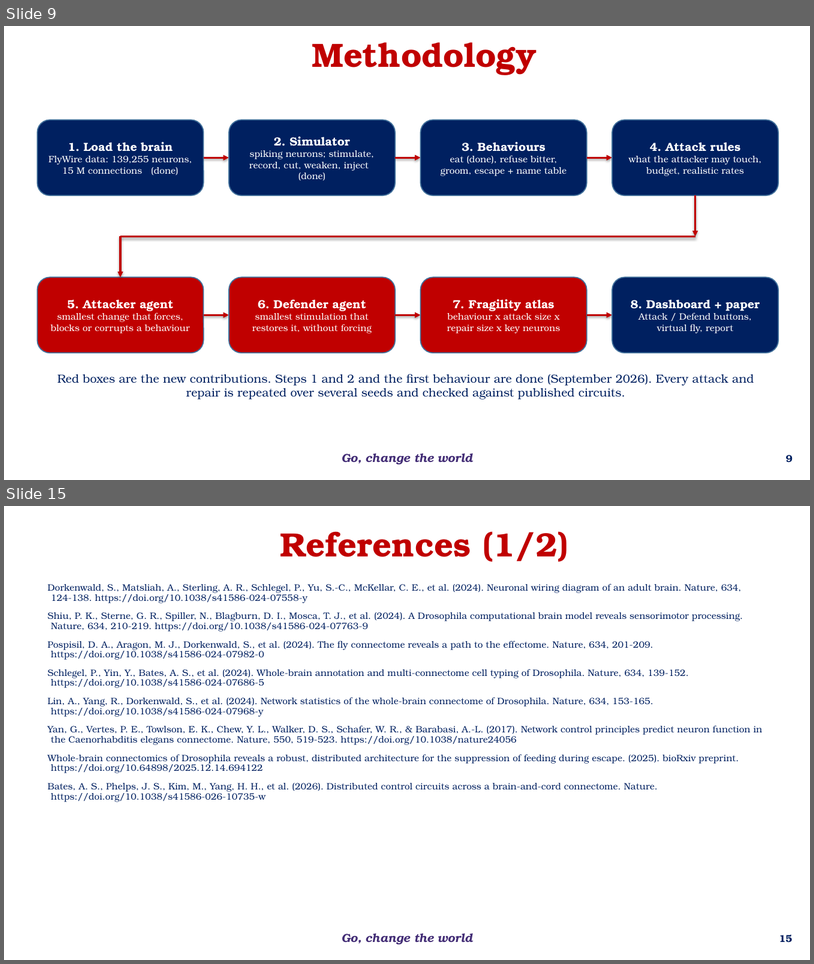
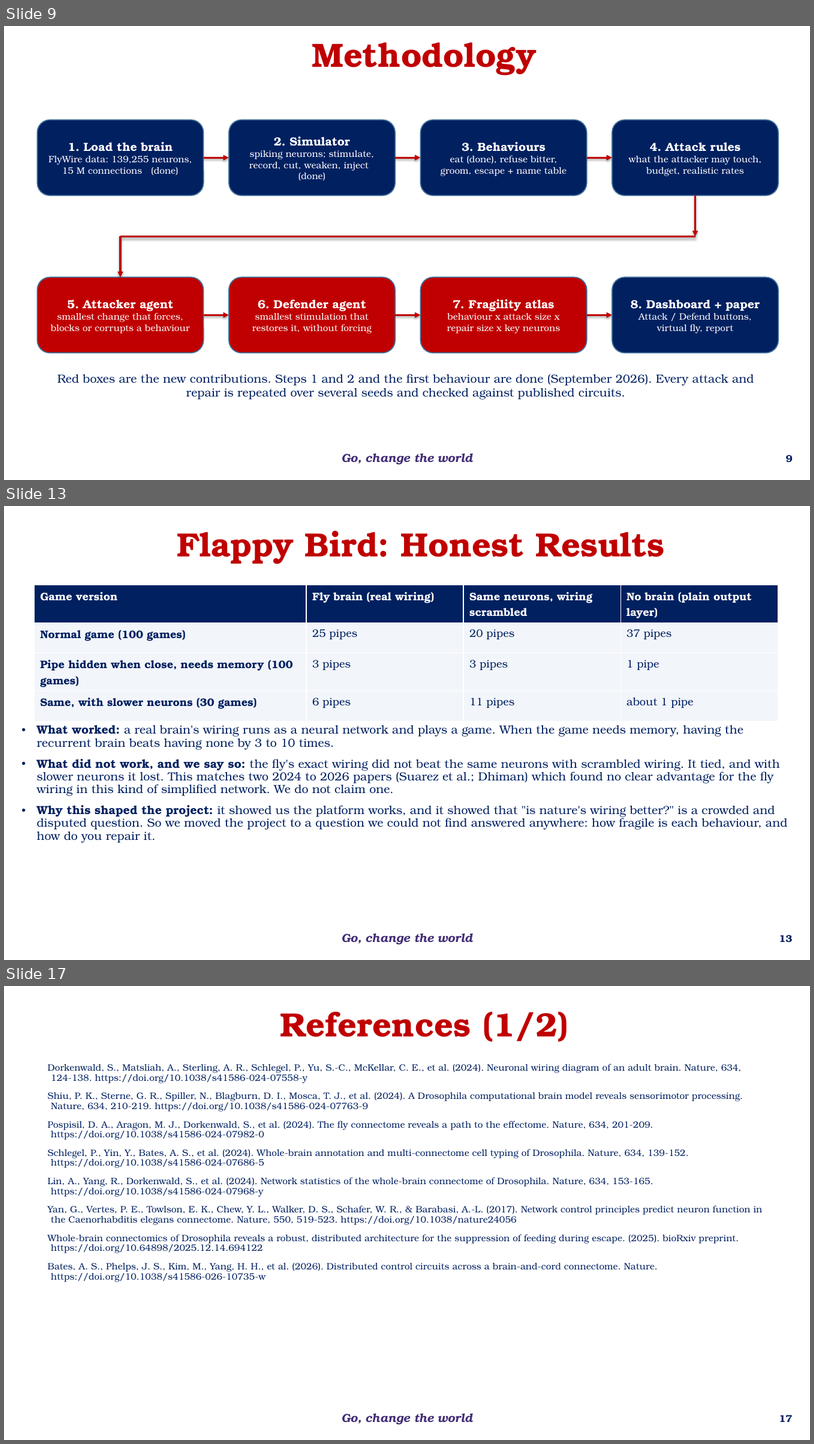
Before and after one commit to BHARATH9629/FlyBrainMappingSimulation, a slide deck: NeuroRedTeam_Phase1.pptx. Shown one above the other, each under a label of ours: slides 9 and 15 before the commit, slides 9, 13 and 17 after it; the slides between them are not shown. The pictures are 814x964 and 814x1444 pixels, drawn with LibreOffice and Linux fonts; fonts in the diff are those of the drawing; background and template pictures are left out. Boxes give left, top, right and bottom in pixels: in the first picture for what was removed or moved away, otherwise in the second. Text is boxed around its words. In the diff, an @@ line names an element or a change of style, - is before the commit and + after.

```diff
--- a/NeuroRedTeam_Phase1.pptx
+++ b/NeuroRedTeam_Phase1.pptx
@@ slide 13 added at <box>4,506,810,960</box>, background #FFFFFF; not listed: 1 template element that a slide beside it also shows @@
@@ rectangle added at <box>96,516,747,571</box>, outline #FFFFFF 0.75 pt dashed, 40 pt, text #C00000, bold @@
+Flappy Bird: Honest Results
@@ table added at <box>34,585,779,711</box>, 4 rows, 4 columns @@
+Game version | Fly brain (real wiring) | Same neurons, wiring scrambled | No brain (plain output layer)
+Normal game (100 games) | 25 pipes | 20 pipes | 37 pipes
+Pipe hidden when close, needs memory (100 games) | 3 pipes | 3 pipes | 1 pipe
+Same, with slower neurons (30 games) | 6 pipes | 11 pipes | about 1 pipe
@@ text added at <box>37,724,788,843</box>, 14 pt, text #002060 @@
+• What worked: a real brain's wiring runs as a neural network and plays a game. When the game needs memory, having the recurrent brain beats having none by 3 to 10 times.
+• What did not work, and we say so: the fly's exact wiring did not beat the same neurons with scrambled wiring. It tied, and with slower neurons it lost. This matches two 2024 to 2026 papers (Suarez et al.; Dhiman) which found no clear advantage for the fly wiring in this kind of simplified network. We do not claim one.
+• Why this shaped the project: it showed us the platform works, and it showed that "is nature's wiring better?" is a crowded and disputed question. So we moved the project to a question we could not find answered anywhere: how fragile is each behaviour, and how do you repair it.
@@ page number added at <box>779,934,792,942</box>, 12 pt, text #002060, bold @@
+13
@@ what was slide 15 is now slide 17 @@
@@ page number at <box>779,1414,792,1422</box>: text changed @@
-15
+17
```
Also in this commit, not shown: 7 slides changed, 1 other slide added, 5 other files.
